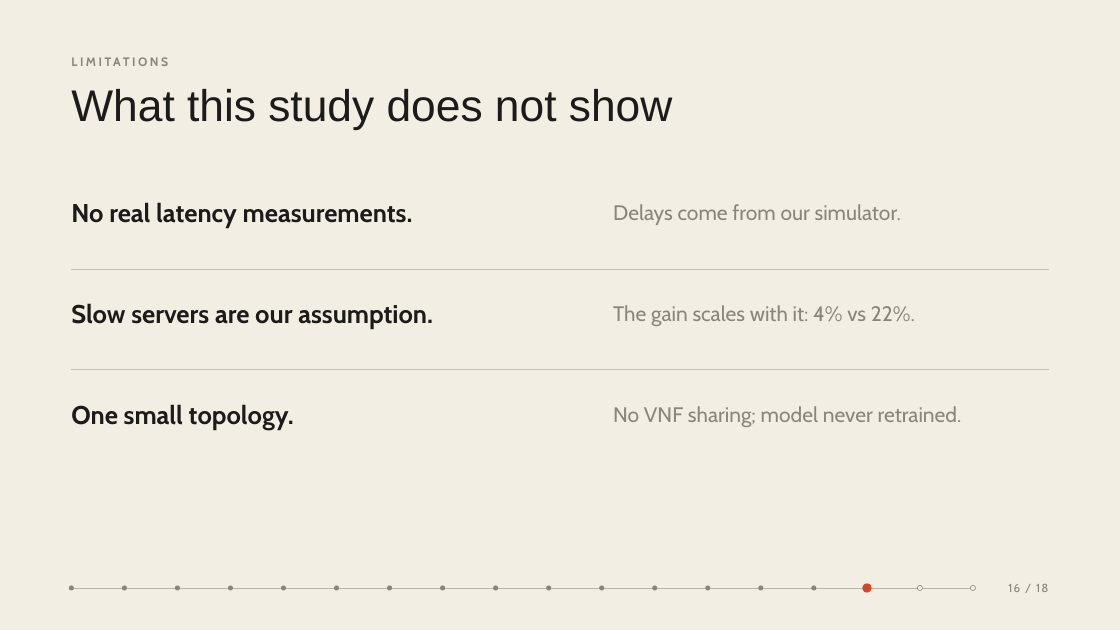
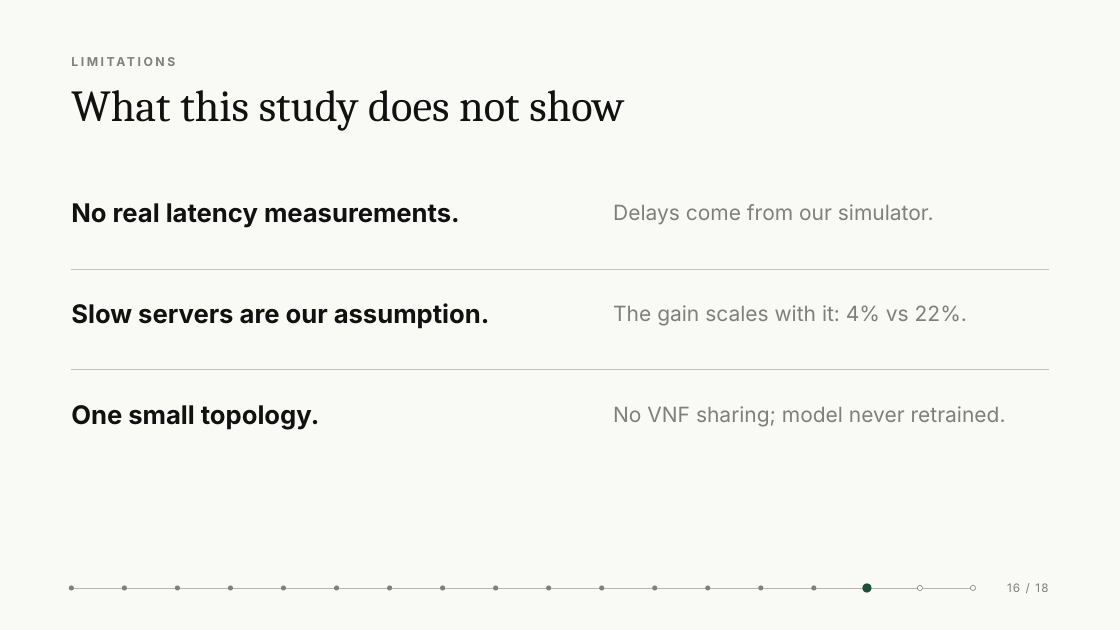
Before and after one commit to kalembasi/traffic-aware-vnf-placement-KDN, a slide deck: slide 16 of presentation/slides.pptx. Drawn at 1120x630 pixels with LibreOffice and Linux fonts; fonts in the diff are those of the drawing. Boxes give left, top, right and bottom in pixels: in the first picture for what was removed or moved away, otherwise in the second. Text is boxed around its words. In the diff, an @@ line names an element or a change of style, - is before the commit and + after.

```diff
--- a/presentation/slides.pptx
+++ b/presentation/slides.pptx
@@ background #F3EEE4 to #F9F9F6 @@
@@ text "What this study does not ..." at bbox=[71, 90, 624, 131]: font Arial to Cambria, text colour #1C1B19 to #111111 @@
@@ line (71, 269) - (1049, 269): stroke #C4BFB3 0.5 pt to #C1C3BF 0.5 pt @@
@@ line (71, 370) - (1049, 370): stroke #C4BFB3 0.5 pt to #C1C3BF 0.5 pt @@
@@ font Cabin to Inter, text colour #1C1B19 to #111111 in 3 elements at bbox=[71, 203, 460, 228], bbox=[71, 303, 490, 328], bbox=[71, 405, 319, 429] @@
@@ font Cabin to Inter, text colour #8A8578 to #7D807B in 5 elements at bbox=[71, 52, 828, 77], bbox=[1007, 583, 1048, 592], bbox=[613, 204, 934, 225], bbox=[613, 305, 967, 326], bbox=[613, 406, 1006, 427] @@
@@ line (71, 588) - (973, 588): stroke #B9B4A9 0.5 pt to #B5B6B2 0.5 pt @@
@@ fill #8A8578 to #7D807B in 15 elements at bbox=[69, 586, 74, 591], bbox=[122, 586, 127, 591], bbox=[175, 586, 180, 591], bbox=[228, 586, 233, 591], bbox=[281, 586, 287, 591], bbox=[334, 586, 339, 591], bbox=[387, 586, 392, 591], bbox=[440, 586, 445, 591], bbox=[493, 586, 498, 591], bbox=[546, 586, 551, 591], bbox=[599, 586, 604, 591], bbox=[652, 586, 657, 591], bbox=[706, 586, 711, 591], bbox=[759, 586, 764, 591], bbox=[812, 586, 817, 591] @@
@@ ellipse at bbox=[863, 584, 872, 593]: fill #D4452B to #1F4E3D @@
@@ ellipse at bbox=[918, 586, 923, 591]: fill #F3EEE4 to #F9F9F6; outline #8A8578 0.5 pt to #7D807B 0.5 pt @@
@@ ellipse at bbox=[970, 586, 975, 591]: fill #F3EEE4 to #F9F9F6; outline #8A8578 0.5 pt to #7D807B 0.5 pt @@
```
Also in this commit, not shown: 17 other slides changed, 3 slides added, 2 slides removed, 19 other files.
